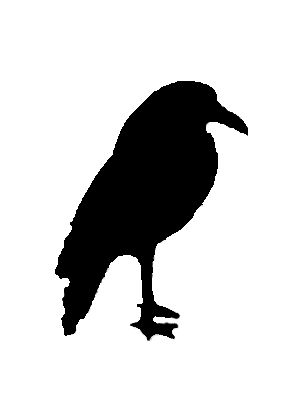
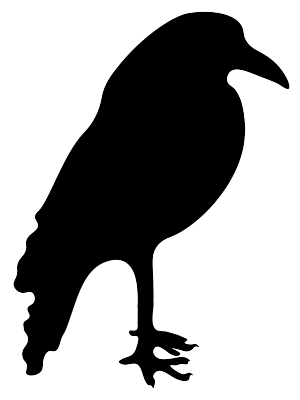
Before/after of a 300 × 400 layered artwork. What changed in the layer stack:
added layer "Layer 5" above "Layer 4" over [13, 11, 290, 389]
hid "Layer 4", painted on it over [13, 11, 290, 389]
